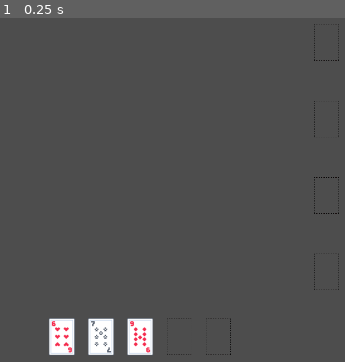
Above: before the commit, frame 1.
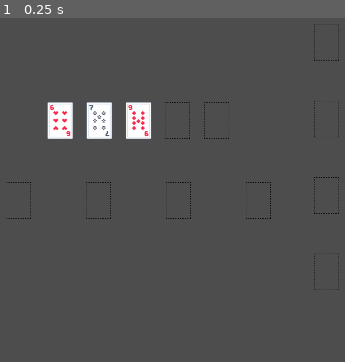
Above: after the commit, the same moment.

Repository: tessapower/spite-and-malice
Game: Godot game, scene res://scenes/game/game.tscn
Same seed, same stepped clock (60 frames per second), same inputs: the game is played once before the commit and once after it.
Inputs:
- Up to frame 1 (0.25 s): no input

The runs differ from the first frame. In frame 1, 5.1% of the frame differs, in the area x 1-79%, y 24-98%.

Commit message:
Add discard piles to player view

Diff:
--- a/spite-and-malice/scenes/ui/player_view.tscn
+++ b/spite-and-malice/scenes/ui/player_view.tscn
@@ -1,7 +1,8 @@
-[gd_scene load_steps=3 format=3 uid="uid://bfi0rlnb7mkbo"]
+[gd_scene load_steps=4 format=3 uid="uid://bfi0rlnb7mkbo"]
 
 [ext_resource type="Script" uid="uid://bfdx31r33unyd" path="res://scripts/components/player.gd" id="1_bhrws"]
 [ext_resource type="PackedScene" uid="uid://cb3j64da8cyl5" path="res://scenes/components/card_slot.tscn" id="2_fijdp"]
+[ext_resource type="PackedScene" uid="uid://by7d4vxbw0jng" path="res://scenes/components/pile.tscn" id="3_fijdp"]
 
 [node name="PlayerView" type="Node2D"]
 script = ExtResource("1_bhrws")
@@ -9,16 +10,34 @@
 [node name="CardSlots" type="Node" parent="."]
 
 [node name="CardSlot0" parent="CardSlots" groups=["PlayerCardSlots"] instance=ExtResource("2_fijdp")]
-position = Vector2(264, 952)
+position = Vector2(260, 432)
 
 [node name="CardSlot1" parent="CardSlots" groups=["PlayerCardSlots"] instance=ExtResource("2_fijdp")]
-position = Vector2(358, 952)
+position = Vector2(354, 432)
 
 [node name="CardSlot2" parent="CardSlots" groups=["PlayerCardSlots"] instance=ExtResource("2_fijdp")]
-position = Vector2(452, 952)
+position = Vector2(448, 432)
 
 [node name="CardSlot3" parent="CardSlots" groups=["PlayerCardSlots"] instance=ExtResource("2_fijdp")]
-position = Vector2(546, 952)
+position = Vector2(542, 432)
 
 [node name="CardSlot4" parent="CardSlots" groups=["PlayerCardSlots"] instance=ExtResource("2_fijdp")]
-position = Vector2(640, 952)
+position = Vector2(636, 432)
+
+[node name="DiscardPiles" type="Node" parent="."]
+
+[node name="Pile0" parent="DiscardPiles" instance=ExtResource("3_fijdp")]
+position = Vector2(736, 624)
+type = 3
+
+[node name="Pile1" parent="DiscardPiles" instance=ExtResource("3_fijdp")]
+position = Vector2(544, 624)
+type = 3
+
+[node name="Pile2" parent="DiscardPiles" instance=ExtResource("3_fijdp")]
+position = Vector2(352, 624)
+type = 3
+
+[node name="Pile3" parent="DiscardPiles" instance=ExtResource("3_fijdp")]
+position = Vector2(160, 624)
+type = 3
